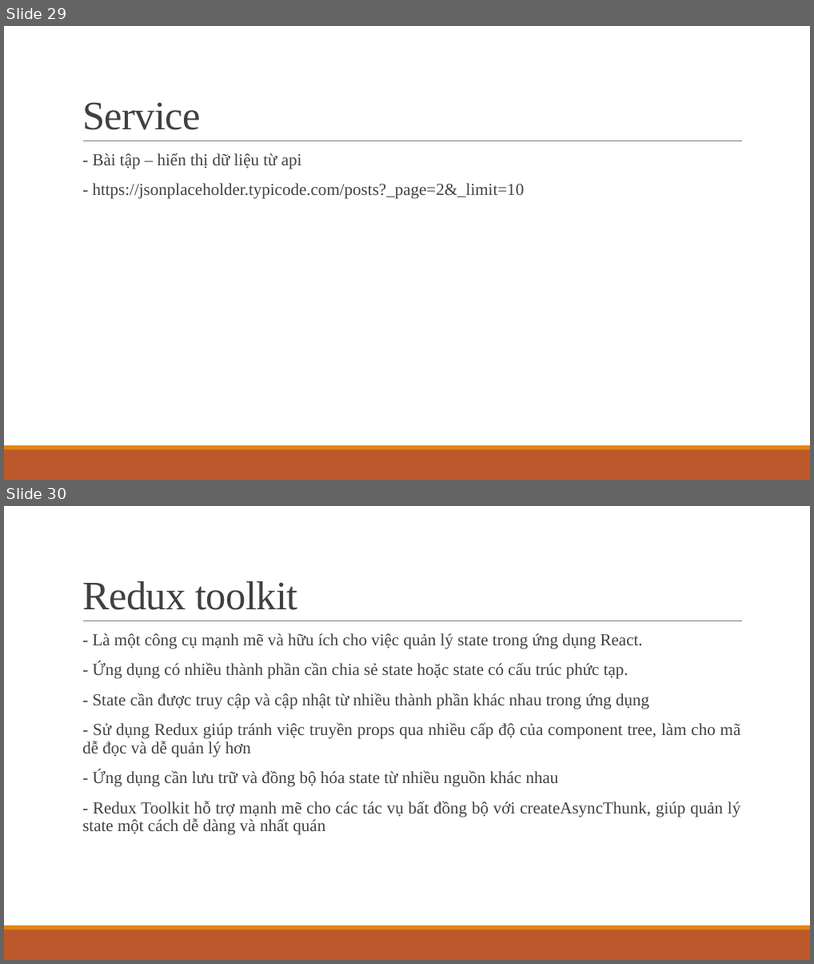
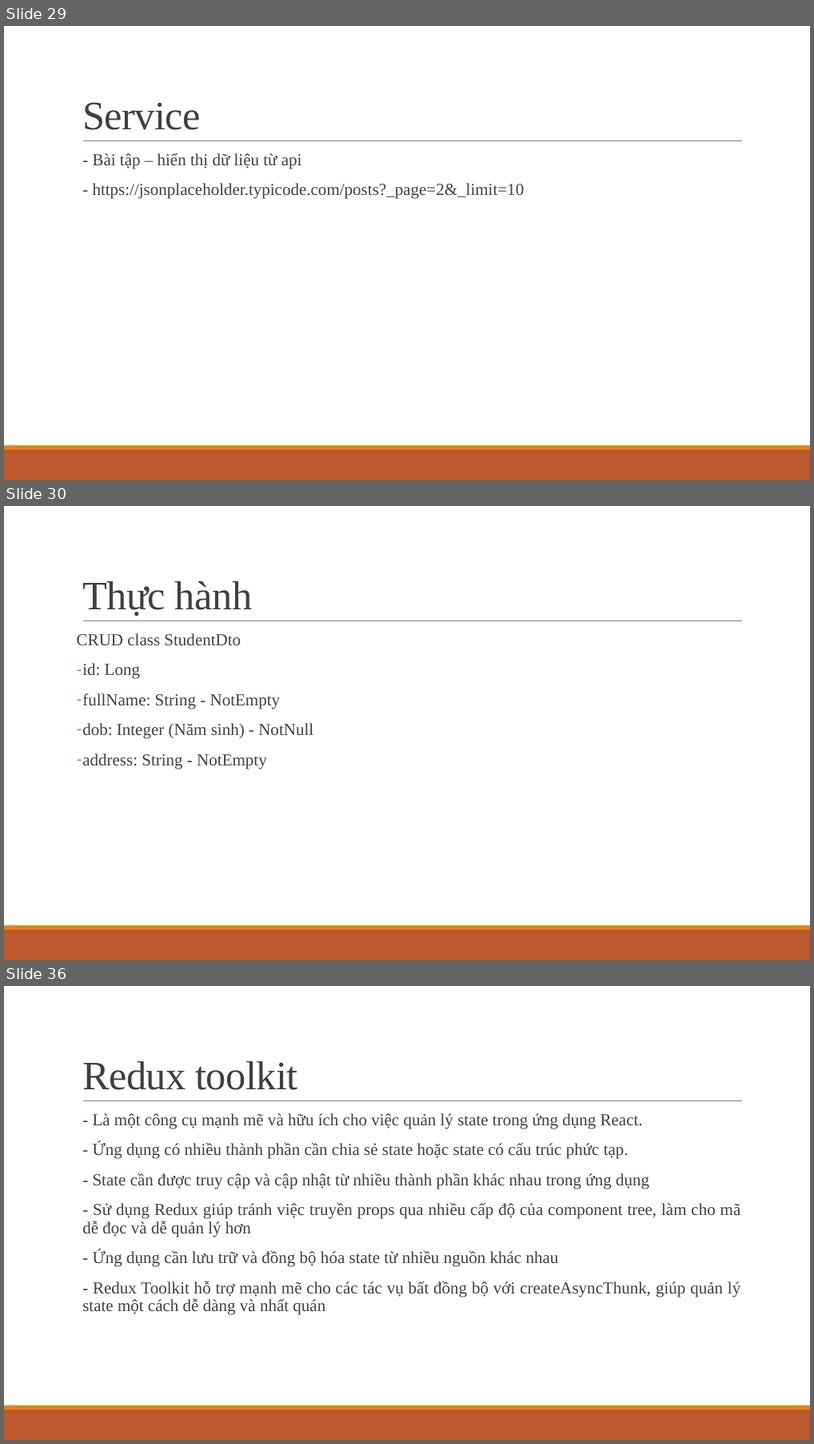
Before and after one commit to ddinhftieens/tranning-react, a slide deck: react_ts.pptx. Shown one above the other, each under a label of ours: slides 29 and 30 before the commit, slides 29, 30 and 36 after it; the slides between them are not shown. The pictures are 814x964 and 814x1444 pixels, drawn with LibreOffice and Linux fonts; fonts in the diff are those of the drawing. Boxes give left, top, right and bottom in pixels: in the first picture for what was removed or moved away, otherwise in the second. Text is boxed around its words. In the diff, an @@ line names an element or a change of style, - is before the commit and + after.

```diff
--- a/react_ts.pptx
+++ b/react_ts.pptx
@@ slide 30 added at [4,506,810,960], background #FFFFFF; not listed: 3 template elements that a slide beside it also shows @@
@@ title added at [82,581,252,616], 48 pt, text #404040 @@
+Thực hành
@@ text added at [77,633,314,768], 20 pt, text #404040 @@
+CRUD class StudentDto
+– id: Long
+– fullName: String - NotEmpty
+– dob: Integer (Năm sinh) - NotNull
+– address: String - NotEmpty
@@ what was slide 30 is now slide 36 @@
```
Also in this commit, not shown: 5 other slides added, 6 other files.
